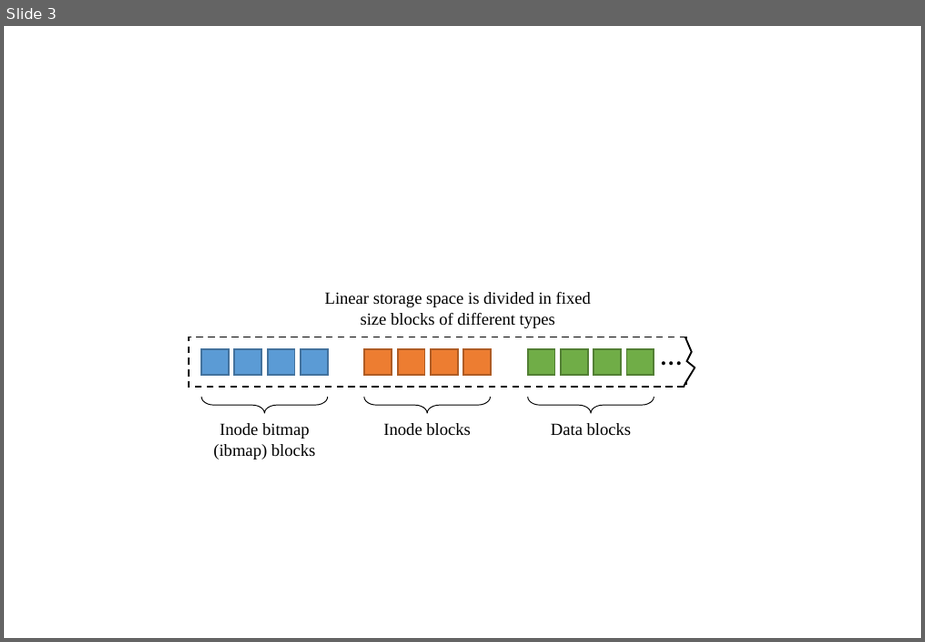
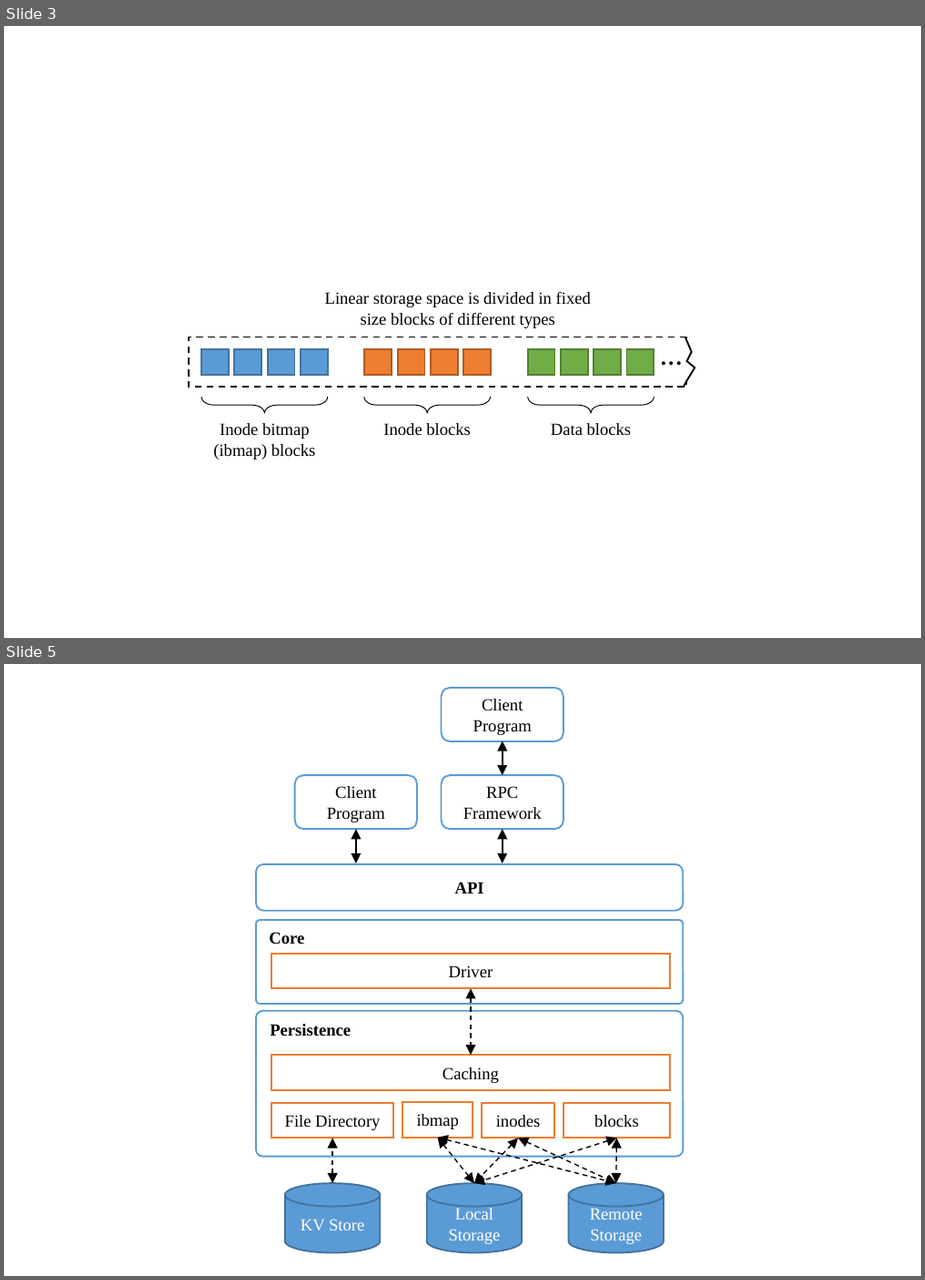
Before and after one commit to smash-bi/kawkab, a slide deck: docs/design/figures/fs-design.pptx. Shown one above the other, each under a label of ours: slide 3 before the commit, slides 3 and 5 after it; the slides between them are not shown. The pictures are 925x642 and 925x1280 pixels, drawn with LibreOffice and Linux fonts; fonts in the diff are those of the drawing. Boxes give left, top, right and bottom in pixels: in the first picture for what was removed or moved away, otherwise in the second. Text is boxed around its words. In the diff, an @@ line names an element or a change of style, - is before the commit and + after.

```diff
--- a/docs/design/figures/fs-design.pptx
+++ b/docs/design/figures/fs-design.pptx
@@ slide 5 added at box(4, 664, 921, 1276), background #FFFFFF @@
@@ group added at box(256, 688, 683, 1252): 11 double arrows, 6 rounded rectangles, 6 rectangles, 3 cylinders @@
+API
+Core
+Client Program
+Client Program
+RPC Framework
+Persistence
+Caching
+KV Store
+Local Storage
+Remote Storage
+File Directory
+inodes
+blocks
+ibmap
+Driver
```
Also in this commit, not shown: 1 slide changed, 1 other slide added, 3 other files.
